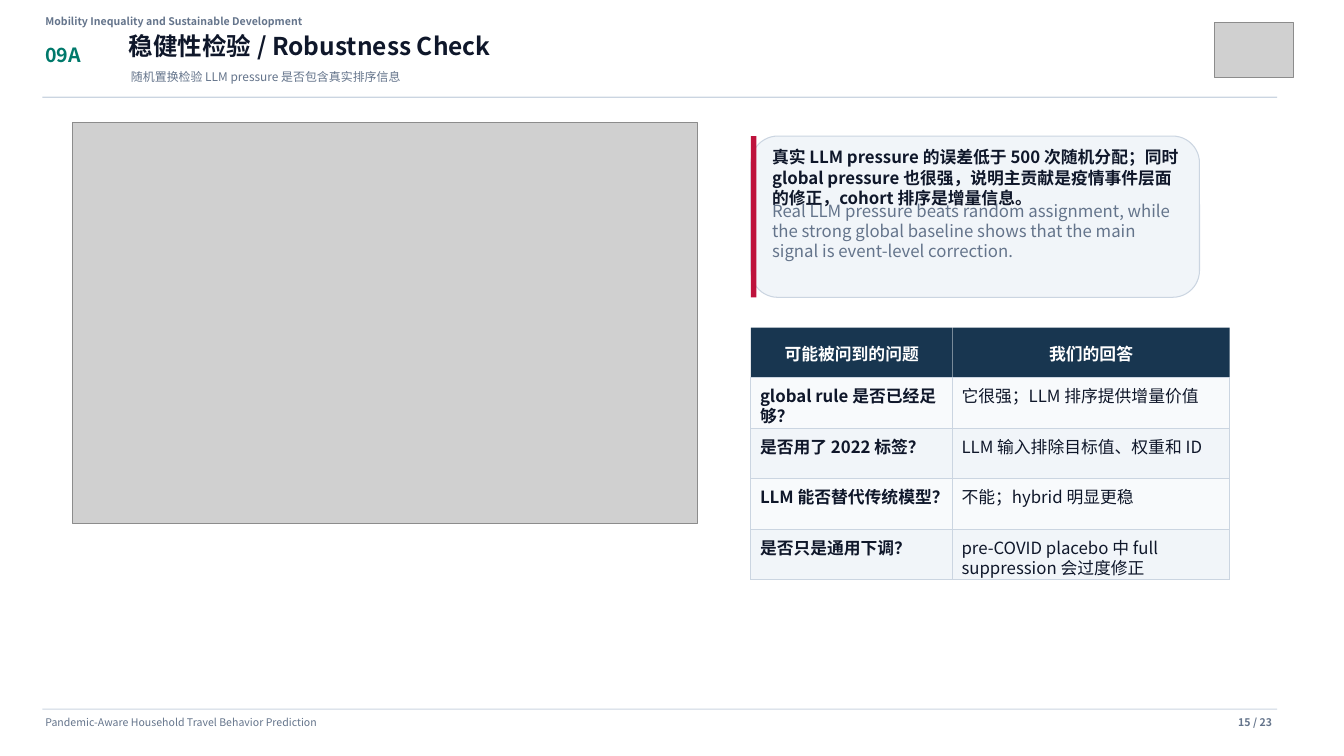
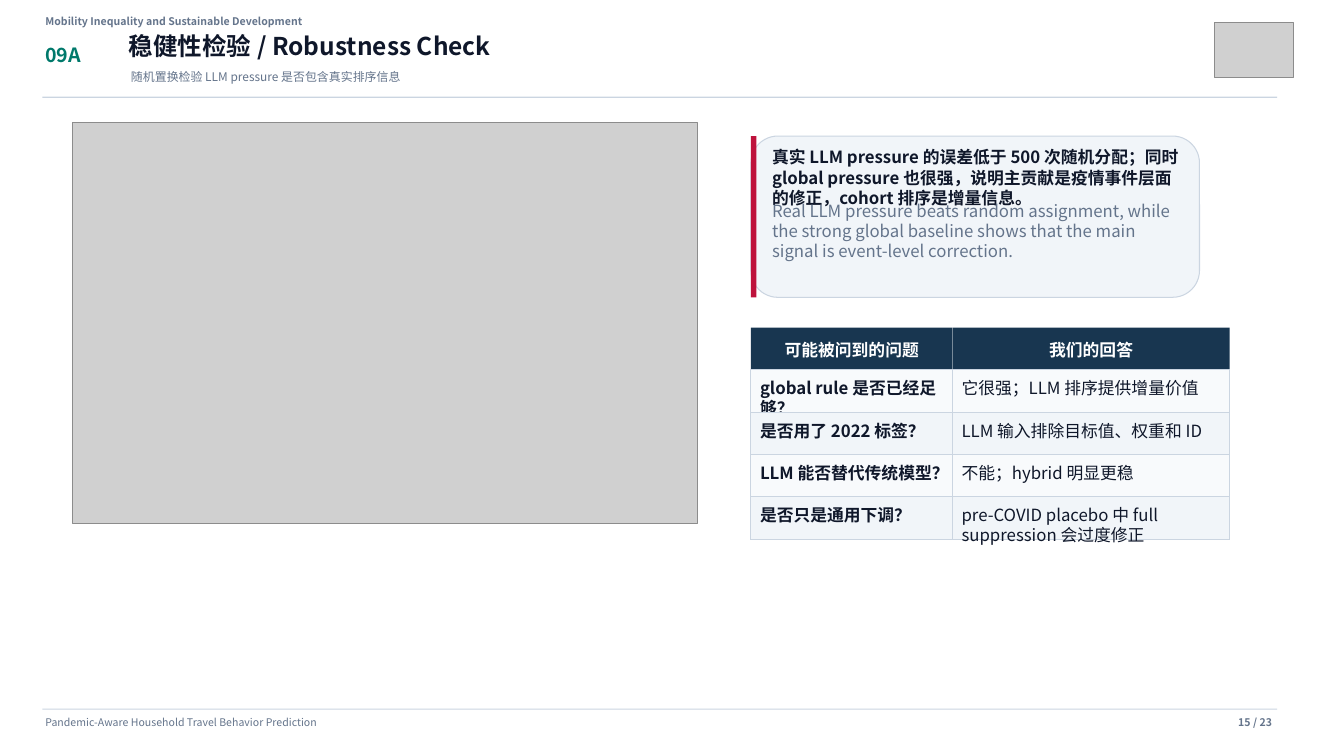
Before and after one commit to Lrving-code/NHTS-Travel-Prediction, a slide deck: slide 15 of outputs/final_project/NHTS_Travel_Behavior_Template_Presentation.pptx. Drawn at 1344x756 pixels with LibreOffice and Linux fonts; fonts in the diff are those of the drawing; grey boxes stand for pictures. Boxes give left, top, right and bottom in pixels: in the first picture for what was removed or moved away, otherwise in the second. Text is boxed around its words. In the diff, an @@ line names an element or a change of style, - is before the commit and + after.

Commit message:
feat(research): add rule-tree baselines and update deck
Add zero-shot LLM rule-tree, pseudo-label tree, small historical calibration, and irrelevant pseudo-event placebo baselines. Update reports, robustness audits, and the 23-slide template presentation with the full method comparison.

```diff
--- a/outputs/final_project/NHTS_Travel_Behavior_Template_Presentation.pptx
+++ b/outputs/final_project/NHTS_Travel_Behavior_Template_Presentation.pptx
@@ rectangle: place and size @@
-rectangle at [751, 328, 953, 378]
+rectangle at [751, 328, 953, 370]
@@ rectangle: place and size @@
-rectangle at [953, 328, 1230, 378]
+rectangle at [953, 328, 1230, 370]
@@ text "可能被问到的问题": place and size @@
-text "可能被问到的问题" at [785, 346, 919, 362]
+text "可能被问到的问题" at [785, 342, 919, 358]
@@ text "我们的回答": place and size @@
-text "我们的回答" at [1049, 345, 1133, 362]
+text "我们的回答" at [1049, 341, 1133, 358]
@@ rectangle: place and size @@
-rectangle at [751, 378, 953, 429]
+rectangle at [751, 370, 953, 412]
@@ text "global rule 是否已经足够？" rewrapped from [760, 388, 936, 424] to [760, 380, 936, 412] @@
@@ rectangle: place and size @@
-rectangle at [953, 378, 1230, 429]
+rectangle at [953, 370, 1230, 412]
@@ text "它很强；LLM 排序提供增量价值": place and size @@
-text "它很强；LLM 排序提供增量价值" at [962, 388, 1198, 405]
+text "它很强；LLM 排序提供增量价值" at [962, 380, 1198, 397]
@@ rectangle: place and size @@
-rectangle at [751, 429, 953, 479]
+rectangle at [751, 412, 953, 455]
@@ text "是否用了 2022 标签？": place and size @@
-text "是否用了 2022 标签？" at [760, 438, 924, 455]
+text "是否用了 2022 标签？" at [760, 422, 924, 439]
@@ rectangle: place and size @@
-rectangle at [953, 429, 1230, 479]
+rectangle at [953, 412, 1230, 455]
@@ text "LLM 输入排除目标值、权重和 ID": place and size @@
-text "LLM 输入排除目标值、权重和 ID" at [962, 439, 1202, 455]
+text "LLM 输入排除目标值、权重和 ID" at [962, 423, 1202, 439]
@@ rectangle: place and size @@
-rectangle at [751, 479, 953, 529]
+rectangle at [751, 455, 953, 497]
@@ text "LLM 能否替代传统模型？": place and size @@
-text "LLM 能否替代传统模型？" at [760, 488, 949, 505]
+text "LLM 能否替代传统模型？" at [760, 464, 949, 481]
@@ rectangle: place and size @@
-rectangle at [953, 479, 1230, 529]
+rectangle at [953, 455, 1230, 497]
@@ text "不能；hybrid 明显更稳": place and size @@
-text "不能；hybrid 明显更稳" at [962, 489, 1134, 507]
+text "不能；hybrid 明显更稳" at [962, 465, 1134, 483]
@@ rectangle: place and size @@
-rectangle at [751, 529, 953, 580]
+rectangle at [751, 497, 953, 539]
@@ text "是否只是通用下调？": place and size @@
-text "是否只是通用下调？" at [760, 540, 911, 556]
+text "是否只是通用下调？" at [760, 507, 911, 523]
@@ rectangle: place and size @@
-rectangle at [953, 529, 1230, 580]
+rectangle at [953, 497, 1230, 539]
@@ text "pre-COVID placebo 中 full suppression ...": place and size @@
-text "pre-COVID placebo 中 full suppression ..." at [962, 540, 1158, 578]
+text "pre-COVID placebo 中 full suppression ..." at [962, 507, 1158, 545]
```
Also in this commit, not shown: 10 other slides changed, 47 other files.
